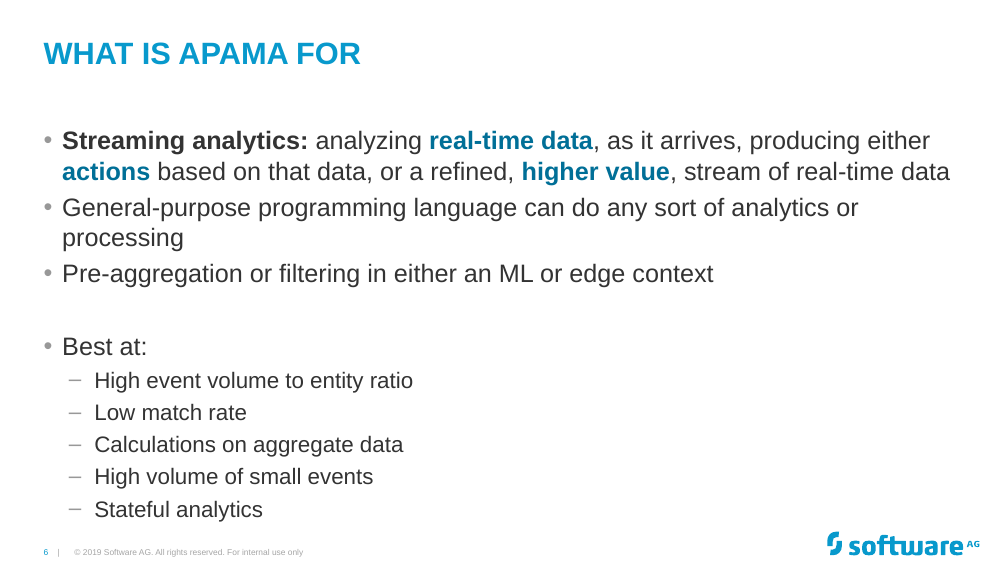
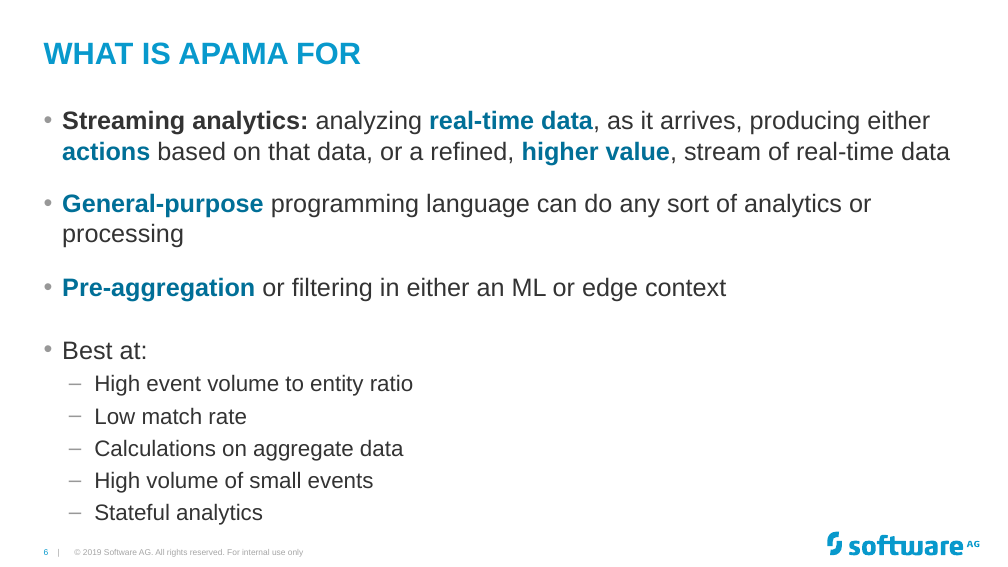
Before and after one commit to Cumulocity-IoT/apama-streaming-analytics-intro-training, a slide deck: slide 6 of Apama GAP Training.pptx. Drawn at 1008x567 pixels with LibreOffice and Linux fonts; fonts in the diff are those of the drawing; background and template pictures are left out. Boxes give left, top, right and bottom in pixels: in the first picture for what was removed or moved away, otherwise in the second. Text is boxed around its words. In the diff, an @@ line names an element or a change of style, - is before the commit and + after.

```diff
--- a/Apama GAP Training.pptx
+++ b/Apama GAP Training.pptx
@@ text "Streaming analytics: analyzing real-time data, ...": place and size @@
-text "Streaming analytics: analyzing real-time data, ..." at [62, 130, 950, 522]
+text "Streaming analytics: analyzing real-time data, ..." at [62, 110, 950, 525]
@@ text at [62, 193, 871, 302]: text colour #333333 to #006F97, bold on in "General-purpose", "Pre-aggregation" @@
```
Also in this commit, not shown: 20 other slides changed, 2 slides added.
